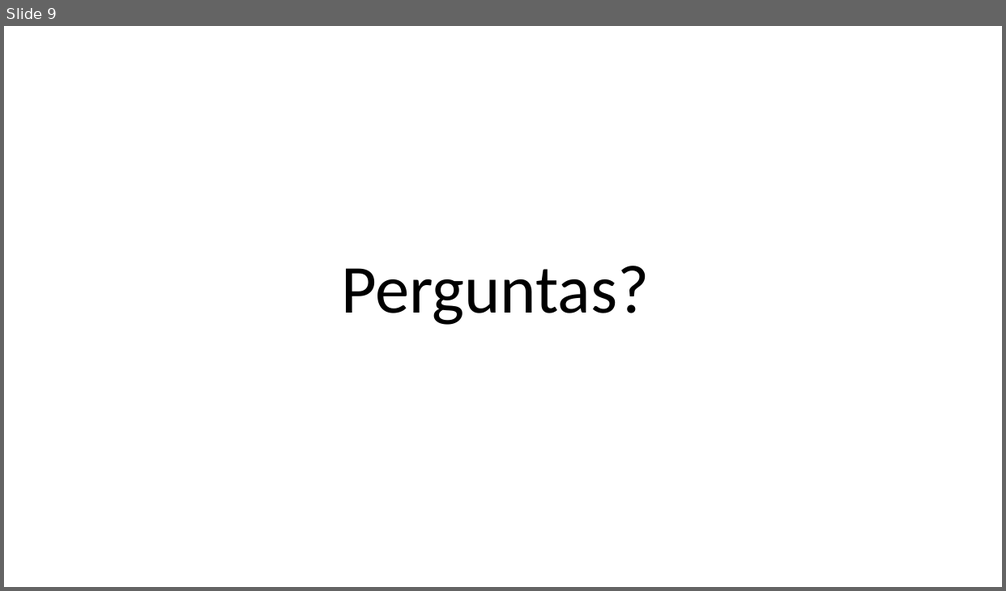
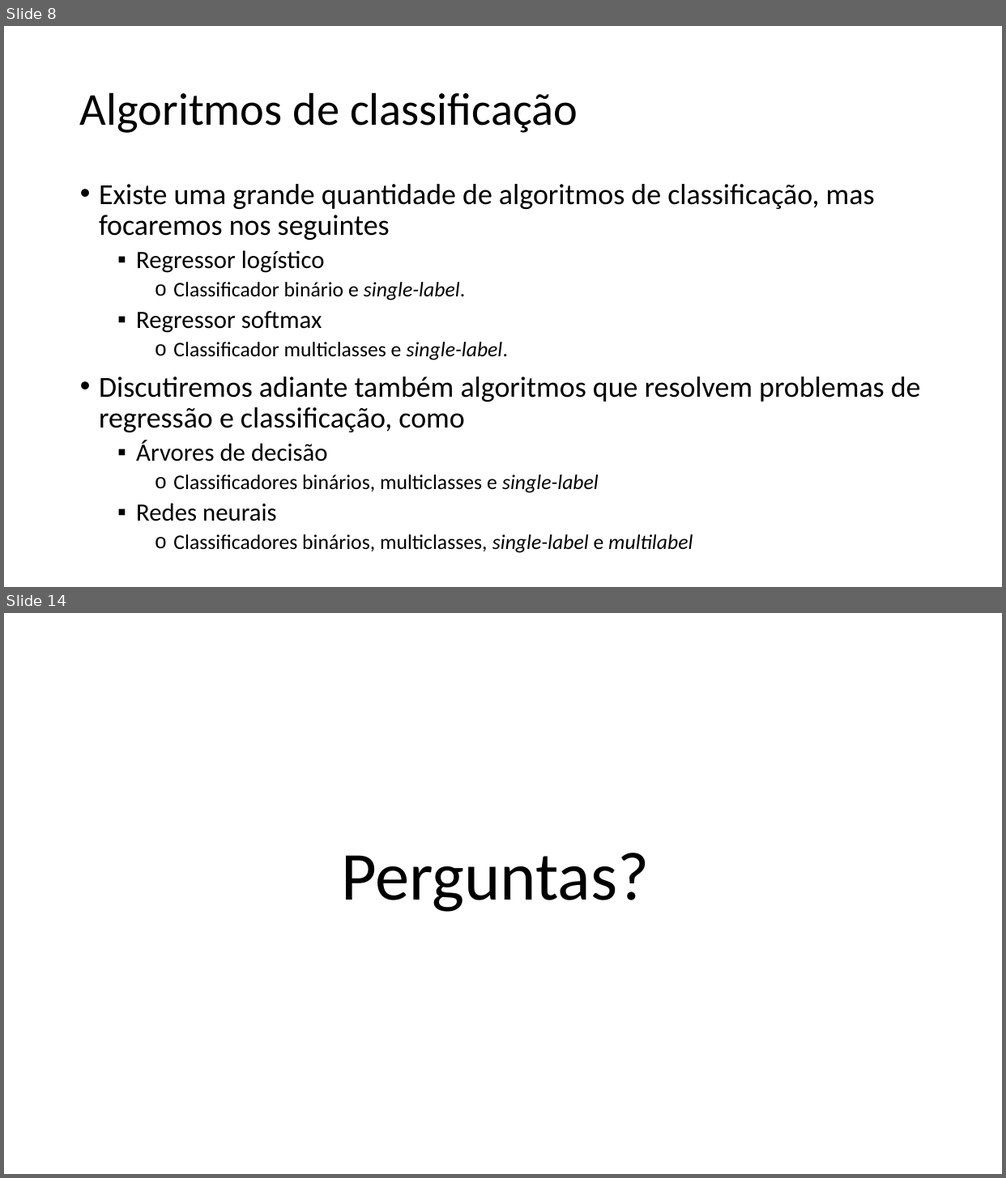
Before and after one commit to zz4fap/c24_inteligencia_artificial, a slide deck: slides/C24_Regressão_logística.pptx. Shown one above the other, each under a label of ours: slide 9 before the commit, slides 8 and 14 after it; the slides between them are not shown. The pictures are 1006x591 and 1006x1178 pixels, drawn with LibreOffice and Linux fonts; fonts in the diff are those of the drawing. Boxes give left, top, right and bottom in pixels: in the first picture for what was removed or moved away, otherwise in the second. Text is boxed around its words. In the diff, an @@ line names an element or a change of style, - is before the commit and + after.

```diff
--- a/slides/C24_Regressão_logística.pptx
+++ b/slides/C24_Regressão_logística.pptx
@@ slide 8 added at (4, 26, 1002, 587), background #FFFFFF @@
@@ title added at (80, 92, 577, 133), 44 pt, text #000000 @@
+Algoritmos de classificação
@@ text added at (99, 184, 921, 553), 20 pt, text #000000 @@
+• Existe uma grande quantidade de algoritmos de classificação, mas focaremos nos seguintes
+  ▪ Regressor logístico
+    o Classificador binário e single-label.
+  ▪ Regressor softmax
+    o Classificador multiclasses e single-label.
+• Discutiremos adiante também algoritmos que resolvem problemas de regressão e classificação, como
+  ▪ Árvores de decisão
+    o Classificadores binários, multiclasses e single-label
+  ▪ Redes neurais
+    o Classificadores binários, multiclasses, single-label e multilabel
@@ what was slide 9 is now slide 14 @@
```
Also in this commit, not shown: 1 slide changed, 11 other slides added, 8 slides removed, 2 other files.
